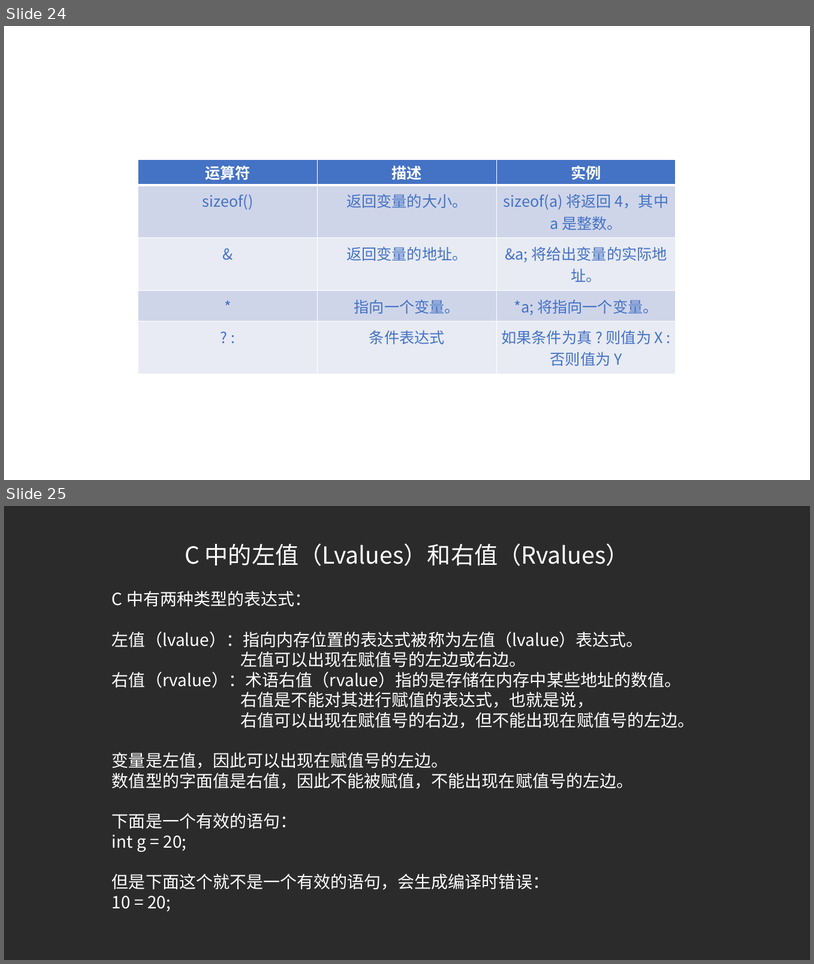
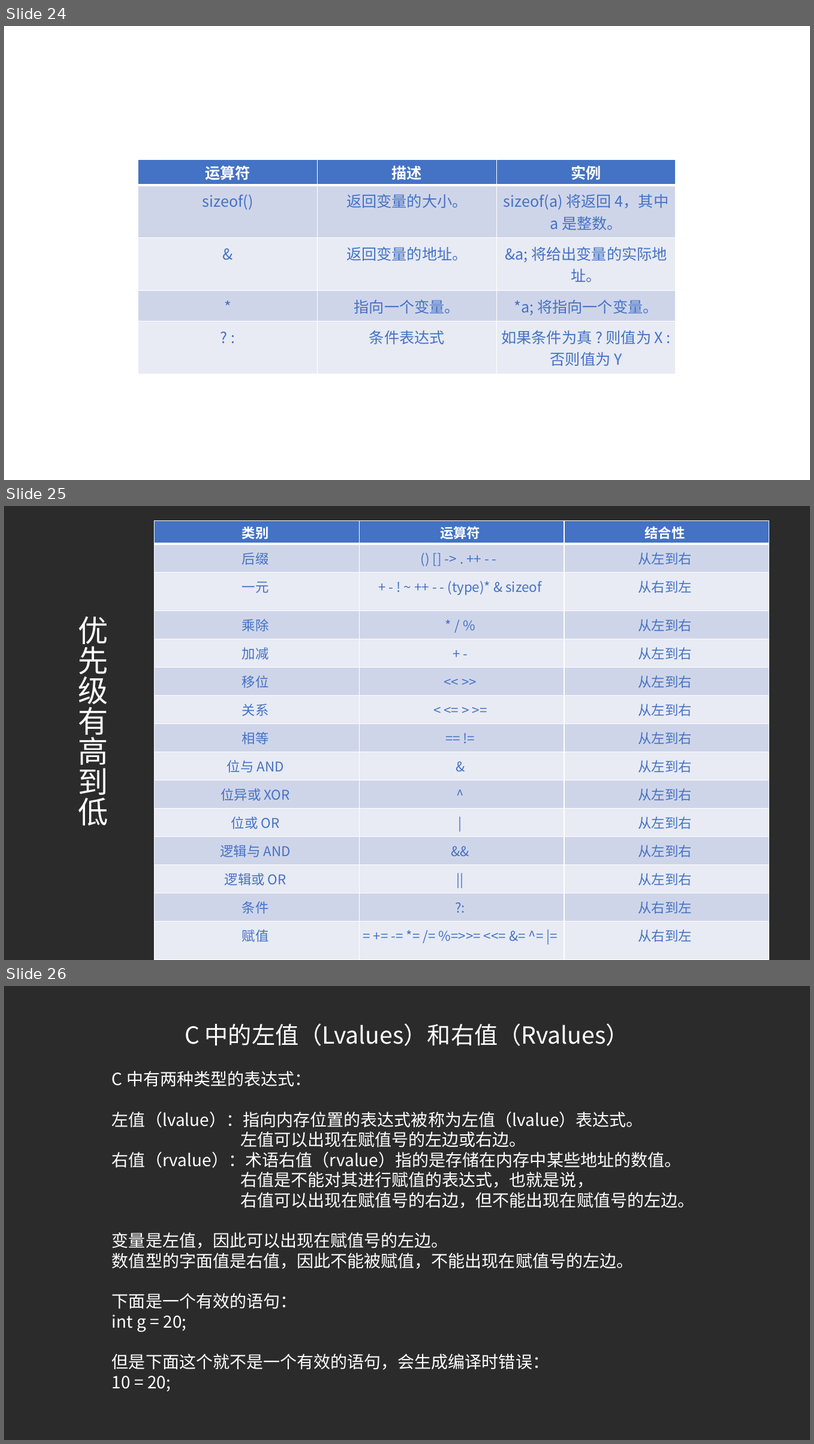
Before and after one commit to SiriYXR/SeniorCourse, a slide deck: doc/教学课件/C语言基础/PPT/3.变量类型，输入输出及运算.pptx. Shown one above the other, each under a label of ours: slides 24 and 25 before the commit, slides 24, 25 and 26 after it. The pictures are 814x964 and 814x1444 pixels, drawn with LibreOffice and Linux fonts; fonts in the diff are those of the drawing; background and template pictures are left out; a plain dark background stands for a picture behind light text. Boxes give left, top, right and bottom in pixels: in the first picture for what was removed or moved away, otherwise in the second. Text is boxed around its words. In the diff, an @@ line names an element or a change of style, - is before the commit and + after.

```diff
--- a/doc/教学课件/C语言基础/PPT/3.变量类型，输入输出及运算.pptx
+++ b/doc/教学课件/C语言基础/PPT/3.变量类型，输入输出及运算.pptx
@@ slide 25 added at (x1=4, y1=506, x2=810, y2=960), background picture (left out) @@
@@ table added at (x1=155, y1=521, x2=770, y2=945), 16 rows, 3 columns @@
+类别 | 运算符 | 结合性
+后缀 | () [] -> . ++ - - | 从左到右
+一元 | + - ! ~ ++ - - (type)* & sizeof | 从右到左
+乘除 | * / % | 从左到右
+加减 | + - | 从左到右
+移位 | << >> | 从左到右
+关系 | < <= > >= | 从左到右
+相等 | == != | 从左到右
+位与 AND | & | 从左到右
+位异或 XOR | ^ | 从左到右
+位或 OR | | | 从左到右
+逻辑与 AND | && | 从左到右
+逻辑或 OR | || | 从左到右
+条件 | ?: | 从右到左
+赋值 | = += -= *= /= %=>>= <<= &= ^= |= | 从右到左
+逗号 | , | 从左到右
@@ text added at (x1=78, y1=616, x2=108, y2=825), 36 pt, text #FFFFFF @@
+优先级有高到低
@@ what was slide 25 is now slide 26 @@
```
Also in this commit, not shown: 1 other file.
